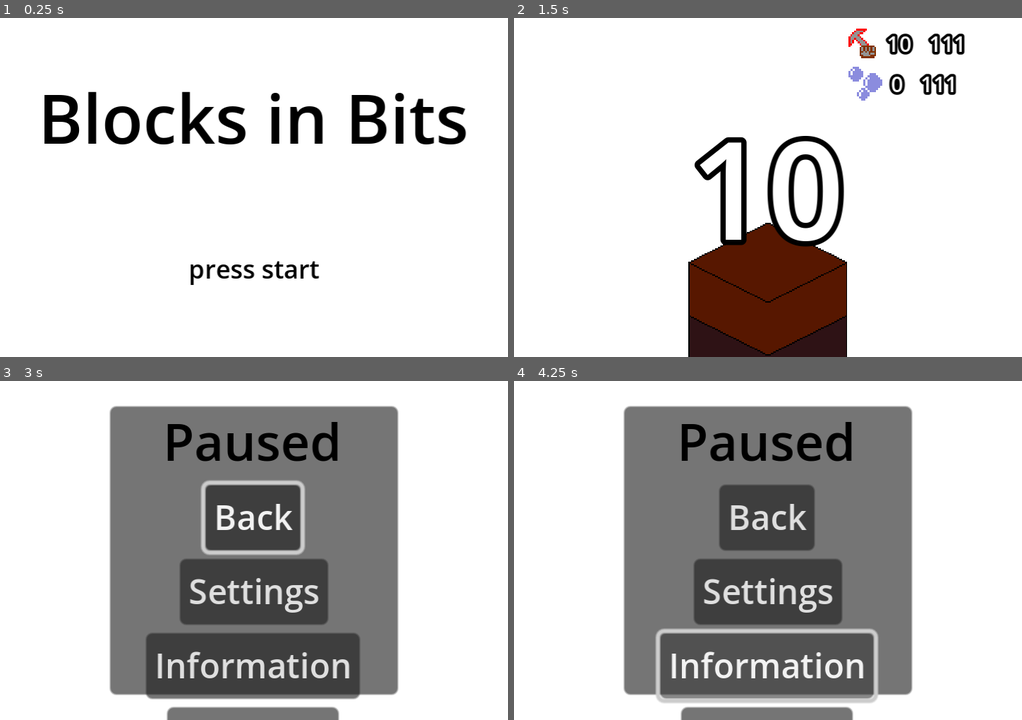
Above: before the commit, frames 1-4 (two rows, left to right).
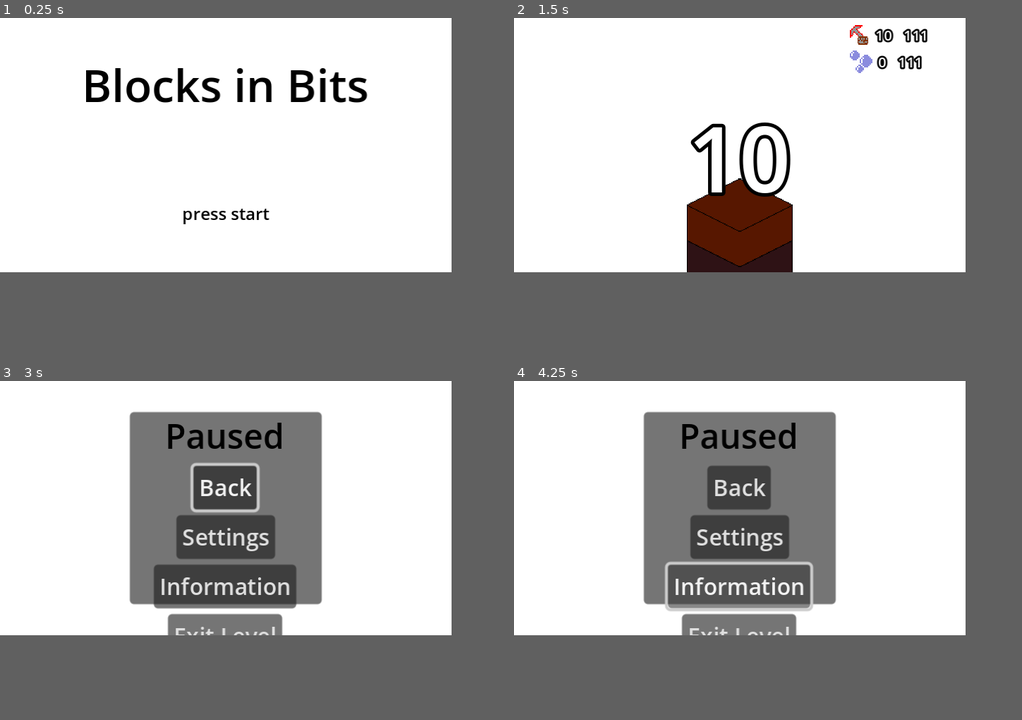
Above: after the commit, the same moments.

Repository: tfcb93/block-in-bits
Game: Godot game, scene res://Scenes/game.tscn
Same seed, same stepped clock (60 frames per second), same inputs: the game is played once before the commit and once after it.
Inputs (mouse positions are in pixels of both pictures, inside the frame that each line leads up to):
- Up to frame 1 (0.25 s): no input
- Up to frame 2 (1.5 s): tap Enter (start) at 0.5 s; move the mouse to (879, 170) at 0.52 s; hold Z (action) 0.53-1.25 s; click (879, 170) at 0.67 s; click "Endless" at 1.25 s
- Up to frame 3 (3 s): tap Enter (start) at 2, 2.1, 2.75 s; move the mouse to (152, 567) at 2.02 s; click (152, 567) at 2.17 s; move the mouse to (304, 475) at 2.77 s; hold Z (action) from 2.78 s (still down); click (304, 475) at 2.92 s
- Up to frame 4 (4.25 s): release Z (action) at 3.5 s; click "Information" at 3.5 s
The window is 720x480 before the commit and 640x360 after it. Grey fills any space a smaller window leaves; there, only what the larger window draws over its background counts as a difference.

The runs differ from the first frame. In frame 1, 7.6% of the frame differs, in the area x 8-92%, y 14-79%; in frame 2, 17%; in frame 3, 37%, in the area x 21-79%, y 7-100%; in frame 4, 37%.

Commit message:
Changes project screen dimensions

Diff:
--- a/Scenes/block_pile.tscn
+++ b/Scenes/block_pile.tscn
@@ -31,9 +31,9 @@
 anchor_right = 0.5
 anchor_bottom = 0.5
 offset_left = -36.5
-offset_top = -44.0
+offset_top = -35.0
 offset_right = 36.5
-offset_bottom = 44.0
+offset_bottom = 53.0
 grow_horizontal = 2
 grow_vertical = 2
 text = "00"
@@ -41,11 +41,11 @@
 horizontal_alignment = 1
 
 [node name="under_block" type="Sprite2D" parent="."]
-position = Vector2(120, 153)
+position = Vector2(160, 170)
 scale = Vector2(0.0625, 0.0625)
 texture = ExtResource("5_lpaxg")
 
 [node name="top_block" type="Sprite2D" parent="."]
-position = Vector2(120, 128)
+position = Vector2(160, 145)
 scale = Vector2(0.0625, 0.0625)
 texture = ExtResource("5_lpaxg")
--- a/Scenes/level.tscn
+++ b/Scenes/level.tscn
@@ -1,20 +1,23 @@
-[gd_scene load_steps=6 format=3 uid="uid://xvjacwyfgsyp"]
+[gd_scene load_steps=5 format=3 uid="uid://xvjacwyfgsyp"]
 
 [ext_resource type="Script" path="res://Scripts/level.gd" id="1_vegkm"]
 [ext_resource type="PackedScene" uid="uid://e5naf2jx66xg" path="res://Scenes/player.tscn" id="2_jowxf"]
 [ext_resource type="Resource" uid="uid://fg6sqeydbjdl" path="res://Resources/tools/hammer.tres" id="3_7xwgd"]
-[ext_resource type="PackedScene" uid="uid://b3gvjwdsaaa65" path="res://Scenes/background.tscn" id="4_p2ewe"]
 [ext_resource type="PackedScene" uid="uid://cuexpb3pghlwj" path="res://Scenes/block_pile.tscn" id="5_tawtn"]
 
 [node name="Level" type="Node2D"]
 process_mode = 1
 script = ExtResource("1_vegkm")
 
-[node name="ColorRect" parent="." instance=ExtResource("4_p2ewe")]
-use_parent_material = true
-offset_right = 240.0
-offset_bottom = 160.0
-scale = Vector2(1, 1.00868)
+[node name="interface" type="CanvasLayer" parent="."]
+layer = -1
+
+[node name="background" type="ColorRect" parent="interface"]
+anchors_preset = 15
+anchor_right = 1.0
+anchor_bottom = 1.0
+grow_horizontal = 2
+grow_vertical = 2
 
 [node name="Player" parent="." instance=ExtResource("2_jowxf")]
 player_tool = ExtResource("3_7xwgd")
--- a/project.godot
+++ b/project.godot
@@ -26,10 +26,10 @@
 
 [display]
 
-window/size/viewport_width=240
-window/size/viewport_height=160
-window/size/window_width_override=960
-window/size/window_height_override=640
+window/size/viewport_width=320
+window/size/viewport_height=180
+window/size/window_width_override=1280
+window/size/window_height_override=720
 window/stretch/mode="canvas_items"
 window/handheld/orientation=1
 
Binary file changed: Resources/design.aseprite
